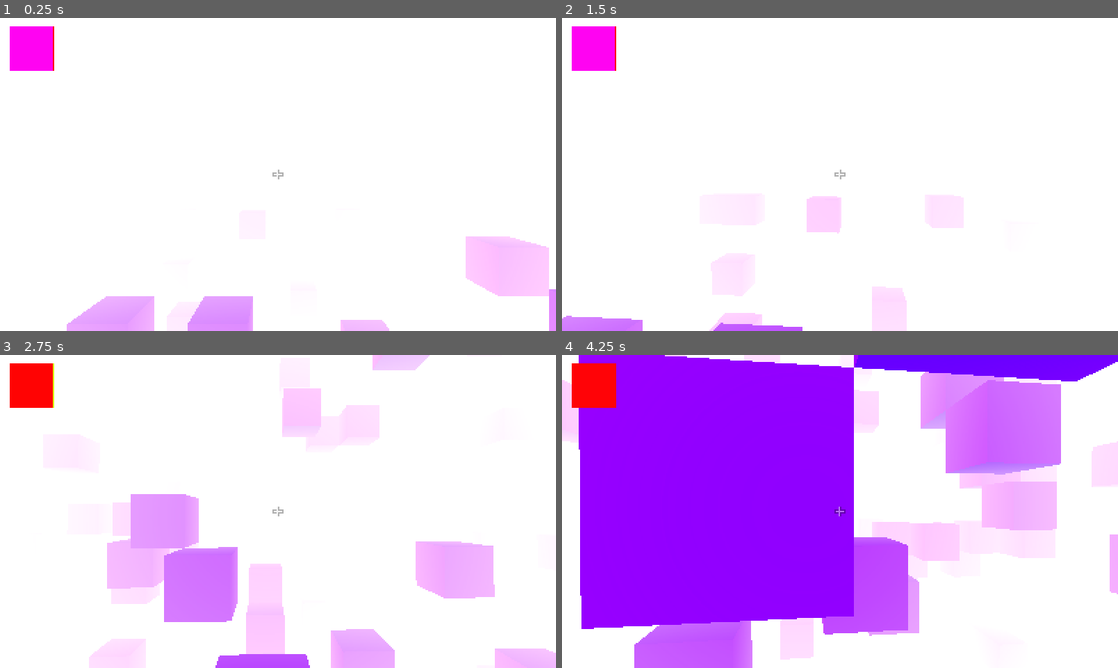
Above: before the commit, frames 1-4 (two rows, left to right).
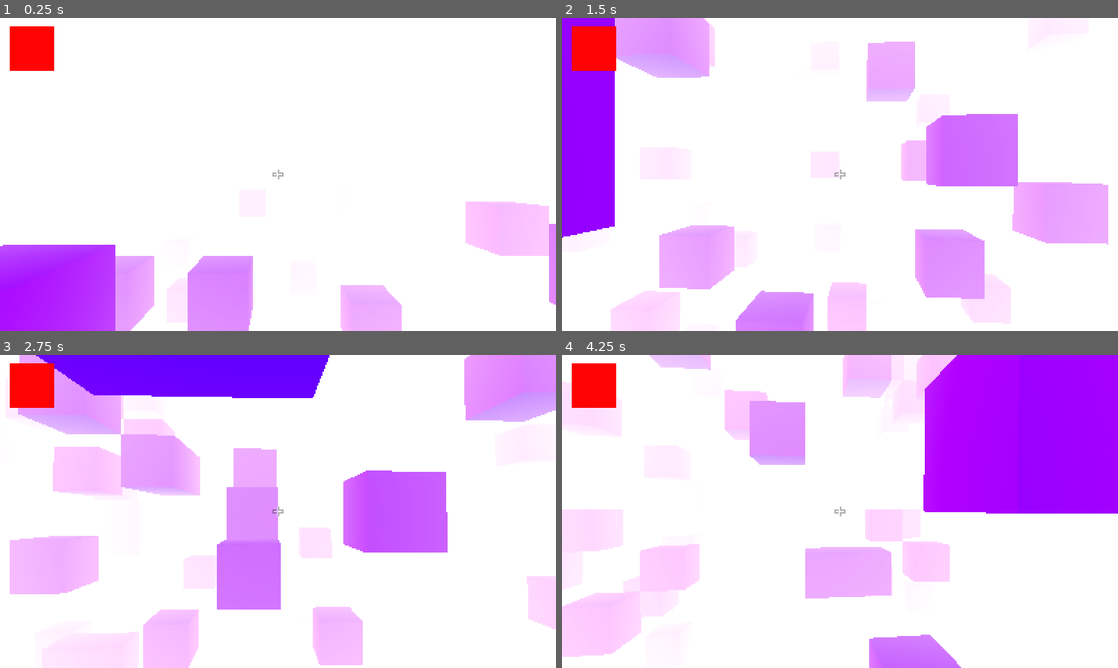
Above: after the commit, the same moments.

Repository: kurilluk/SkyHop-e-
Game: Godot game, scene res://sky/sky.tscn
The game is run twice, just before and just after one commit, with the same random seed, the same clock (stepped at 60 frames per second) and the same inputs.
Inputs (mouse positions are in pixels of both pictures, inside the frame that each line leads up to):
- Up to frame 1 (0.25 s): no input
- Up to frame 2 (1.5 s): move the mouse to (867, 174) at 0.52 s; hold Shift (crouch) 0.53-1.28 s; hold W (move_forward) from 0.53 s (still down); click (867, 174) at 0.6 s; tap Space (jump) at 0.77 s; move the mouse to (812, 174) at 1.27 s; tap Shift (crouch) at 1.35 s
- Up to frame 3 (2.75 s): keep holding W (move_forward); tap Space (jump) at 1.52 s; tap Mouse wheel down (next_block) at 1.55, 2.1 s; move the mouse to (289, 505) at 2.02 s; tap Middle mouse button (pick_block) at 2.3 s
- Up to frame 4 (4.25 s): keep holding W (move_forward); move the mouse to (834, 517) at 2.77 s; tap Middle mouse button (pick_block) at 2.85 s; tap Space (jump) at 3.02, 3.77 s; right-click (834, 517) at 3.05 s; move the mouse to (878, 514) at 3.52 s; right-click (878, 514) at 3.6 s; tap Mouse wheel up (prev_block) at 3.8 s

The runs differ from the first frame. In frame 1, 15% of the frame differs, in the area x 0-100%, y 2-100%; in frame 2, 32%; in frame 3, 47%; in frame 4, 74%, in the area x 0-100%, y 0-100%.
Error before the commit: Attempt to call function 'get_block_global_position' in base 'null instance' on a null instance. (res://player/player.gd:41)

Commit message:
player cut - init

Diff:
--- a/player/player.gd
+++ b/player/player.gd
@@ -15,11 +15,11 @@
 @onready var gravity = ProjectSettings.get_setting("physics/3d/default_gravity")
 
 @onready var head = $Head
-@onready var raycast = $Head/RayCast3D
+#@onready var raycast = $Head/RayCast3D
 @onready var camera_attributes = $Head/Camera3D.attributes
 @onready var selected_block_texture = $SelectedBlock
-@onready var voxel_world = $"../VoxelWorld"
-@onready var crosshair = $"../PauseMenu/Crosshair"
+#@onready var voxel_world = $"../VoxelWorld"
+#@onready var crosshair = $"../PauseMenu/Crosshair"
 
 
 func _ready():
@@ -33,46 +33,46 @@
 	head.transform.basis = Basis.from_euler(Vector3(_mouse_motion.y * -0.001, 0, 0))
 
 	# Block selection.
-	var ray_position = raycast.get_collision_point()
-	var ray_normal = raycast.get_collision_normal()
-	if Input.is_action_just_pressed(&"pick_block"):
-		# Block picking.
-		var block_global_position = Vector3i((ray_position - ray_normal / 2).floor())
-		_selected_block = voxel_world.get_block_global_position(block_global_position)
-	else:
-		# Block prev/next keys.
-		if Input.is_action_just_pressed(&"prev_block"):
-			_selected_block -= 1
-		if Input.is_action_just_pressed(&"next_block"):
-			_selected_block += 1
-		_selected_block = wrapi(_selected_block, 1, 30)
-	# Set the appropriate texture.
-	var uv = Chunk.calculate_block_uvs(_selected_block)
-	selected_block_texture.texture.region = Rect2(uv[0] * 512, Vector2.ONE * 64)
+	#var ray_position = raycast.get_collision_point()
+	#var ray_normal = raycast.get_collision_normal()
+	#if Input.is_action_just_pressed(&"pick_block"):
+		## Block picking.
+		#var block_global_position = Vector3i((ray_position - ray_normal / 2).floor())
+		#_selected_block = voxel_world.get_block_global_position(block_global_position)
+	#else:
+		## Block prev/next keys.
+		#if Input.is_action_just_pressed(&"prev_block"):
+			#_selected_block -= 1
+		#if Input.is_action_just_pressed(&"next_block"):
+			#_selected_block += 1
+		#_selected_block = wrapi(_selected_block, 1, 30)
+	## Set the appropriate texture.
+	#var uv = Chunk.calculate_block_uvs(_selected_block)
+	#selected_block_texture.texture.region = Rect2(uv[0] * 512, Vector2.ONE * 64)
 
 	# Block breaking/placing.
-	if crosshair.visible and raycast.is_colliding():
-		var breaking = Input.is_action_just_pressed(&"break")
-		var placing = Input.is_action_just_pressed(&"place")
-		# Either both buttons were pressed or neither are, so stop.
-		if breaking == placing:
-			return
-
-		if breaking:
-			var block_global_position = Vector3i((ray_position - ray_normal / 2).floor())
-			voxel_world.set_block_global_position(block_global_position, 0)
-		elif placing:
-			var block_global_position = Vector3i((ray_position + ray_normal / 2).floor())
-			voxel_world.set_block_global_position(block_global_position, _selected_block)
+	#if crosshair.visible and raycast.is_colliding():
+		#var breaking = Input.is_action_just_pressed(&"break")
+		#var placing = Input.is_action_just_pressed(&"place")
+		## Either both buttons were pressed or neither are, so stop.
+		#if breaking == placing:
+			#return
+#
+		#if breaking:
+			#var block_global_position = Vector3i((ray_position - ray_normal / 2).floor())
+			#voxel_world.set_block_global_position(block_global_position, 0)
+		#elif placing:
+			#var block_global_position = Vector3i((ray_position + ray_normal / 2).floor())
+			#voxel_world.set_block_global_position(block_global_position, _selected_block)
 
 
 func _physics_process(delta):
-	camera_attributes.dof_blur_far_enabled = Settings.fog_enabled
-	camera_attributes.dof_blur_far_distance = Settings.fog_distance * 1.5
-	camera_attributes.dof_blur_far_transition = Settings.fog_distance * 0.125
+	#camera_attributes.dof_blur_far_enabled = Settings.fog_enabled
+	#camera_attributes.dof_blur_far_distance = Settings.fog_distance * 1.5
+	#camera_attributes.dof_blur_far_transition = Settings.fog_distance * 0.125
 	# Crouching.
-	var crouching = Input.is_action_pressed(&"crouch")
-	head.transform.origin.y = lerpf(head.transform.origin.y, EYE_HEIGHT_CROUCH if crouching else EYE_HEIGHT_STAND, 16 * delta)
+	#var crouching = Input.is_action_pressed(&"crouch")
+	#head.transform.origin.y = lerpf(head.transform.origin.y, EYE_HEIGHT_CROUCH if crouching else EYE_HEIGHT_STAND, 16 * delta)
 
 	# Keyboard movement.
 	var movement_vec2 = Input.get_vector("move_left", "move_right", "move_forward", "move_back")
@@ -83,8 +83,8 @@
 	else:
 		movement *= MOVEMENT_SPEED_AIR
 
-	if crouching:
-		movement *= MOVEMENT_SPEED_CROUCH_MODIFIER
+	#if crouching:
+		#movement *= MOVEMENT_SPEED_CROUCH_MODIFIER
 
 	# Gravity.
 	velocity.y -= gravity * delta
@@ -106,5 +106,5 @@
 			_mouse_motion += event.relative
 
 
-func chunk_pos():
-	return Vector3i((transform.origin / Chunk.CHUNK_SIZE).floor())
+#func chunk_pos():
+	#return Vector3i((transform.origin / Chunk.CHUNK_SIZE).floor())
--- a/player/player.tscn
+++ b/player/player.tscn
@@ -31,6 +31,7 @@
 far = 1000.0
 
 [node name="RayCast3D" type="RayCast3D" parent="Head"]
+visible = false
 target_position = Vector3(0, 0, -4)
 
 [node name="SelectedBlock" type="TextureRect" parent="."]
